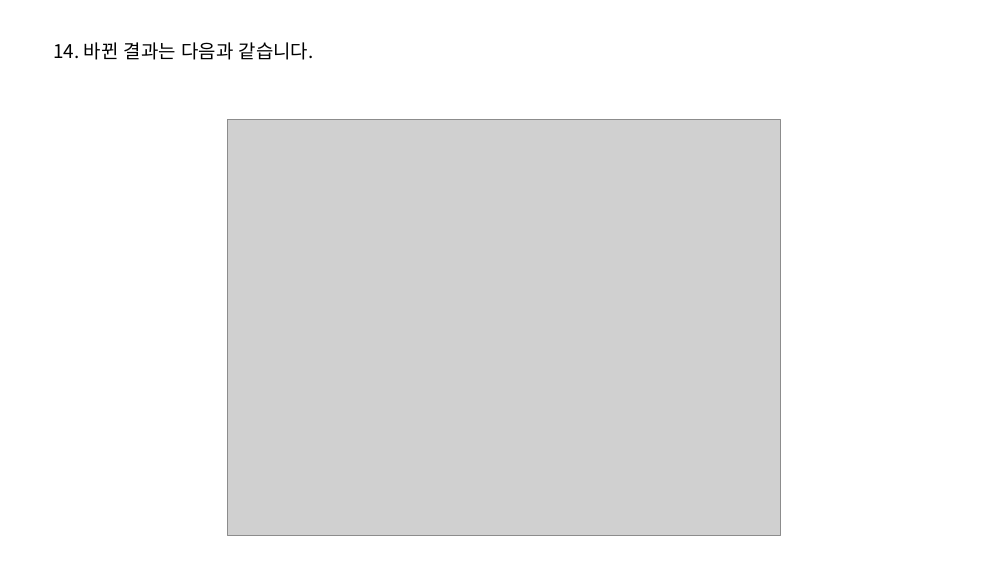
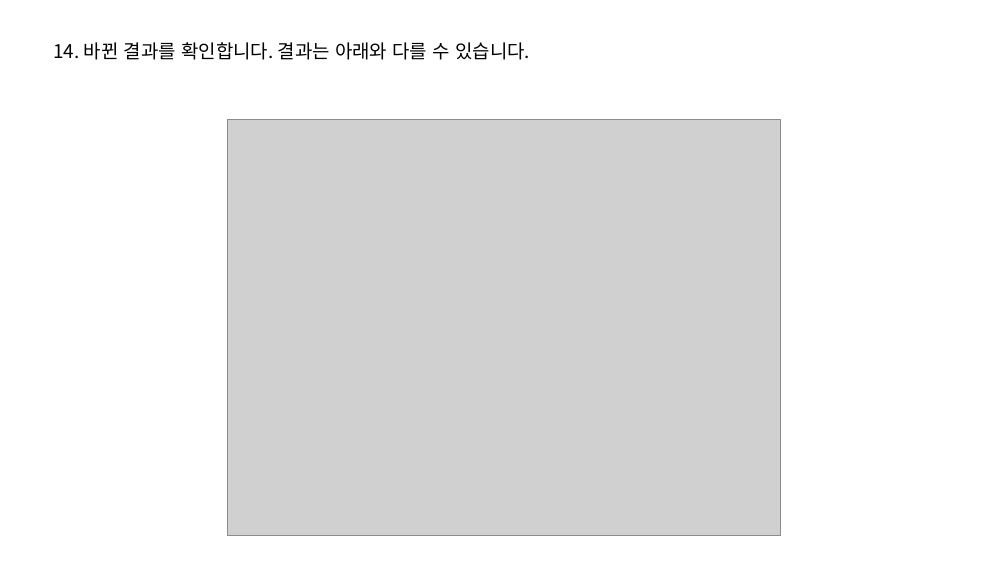
Before and after one commit to SNU-BDA-Lab/SNU-BDA-Lab.github.io, a slide deck: slide 16 of How_To_Use_Github_pages.pptx (slide 18 before the commit). Drawn at 1008x567 pixels with LibreOffice and Linux fonts; fonts in the diff are those of the drawing; grey boxes stand for pictures. Boxes give left, top, right and bottom in pixels: in the first picture for what was removed or moved away, otherwise in the second. Text is boxed around its words. In the diff, an @@ line names an element or a change of style, - is before the commit and + after.

```diff
--- a/How_To_Use_Github_pages.pptx
+++ b/How_To_Use_Github_pages.pptx
@@ text at bbox=[53, 42, 530, 60]: text changed @@
-14. 바뀐 결과는 다음과 같습니다.
+14. 바뀐 결과를 확인합니다. 결과는 아래와 다를 수 있습니다.
```
Also in this commit, not shown: 4 other slides changed, 5 slides added, 8 slides removed, 1 other file.
